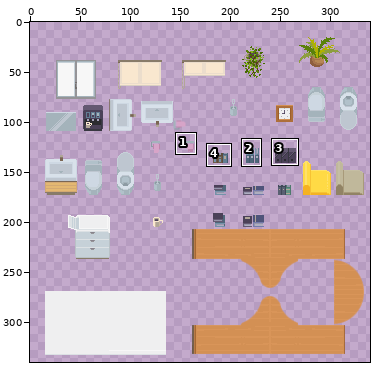
A sprite sheet gets an edit: tileset3.png. The first picture is a wide view before the edit; the outline marks the close-up.
Close-up. The starting point:
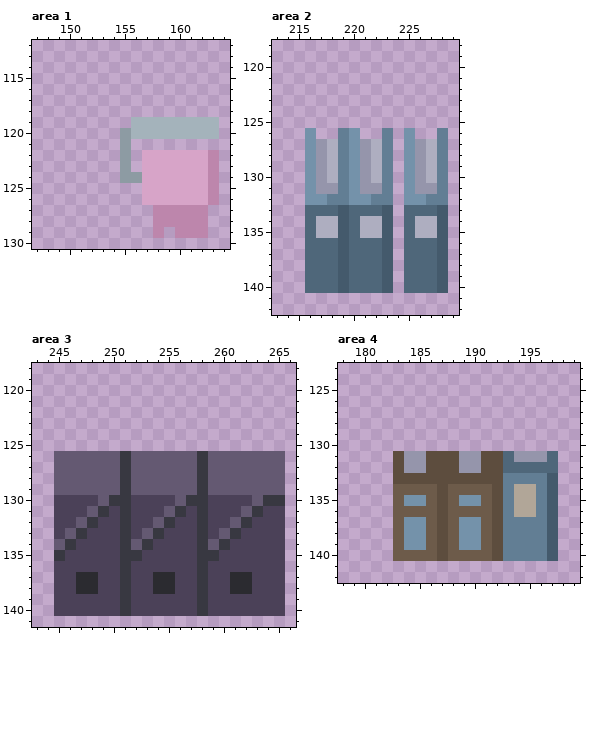
The file is 320x320 pixels. Pixels under 10% opacity are left out. Colours within 5 levels of each other are drawn and written as one. Shown: area 1: x 147..164, y 112..130; area 2: x 213..229, y 118..142; area 3: x 243..266, y 118..141; area 4: x 178..199, y 123..142. The old version is drawn lined up with the new one, on the new canvas. The commit also changed other parts of the picture, which this record leaves out.
The result:
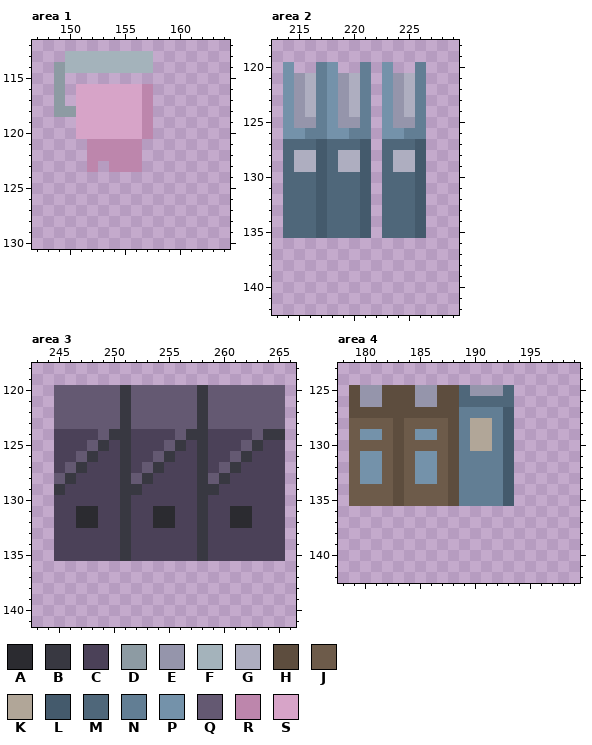
Palette (. is transparent): A #2b2b30  B #383841  C #4b4158  D #8d9ba3  E #9595ab  F #a4b3bb  G #aeaec0  H #5d4d3e  J #6d5b4a  K #b1a698  L #445a6c  M #4f677a  N #627e94  P #7492aa  Q #645972  R #bd86ac  S #d7a4c8
From old to new:
canvas 320x320 -> 340x340, the old top-left corner now at 15,13
--- area 1
@@ x 147..164 @@
 112 ..................
-113 ..................
-114 ..................
-115 ..................
-116 ..................
-117 ..................
-118 ..................
-119 .........FFFFFFFF.
-120 ........DFFFFFFFF.
-121 ........D.........
-122 ........D.SSSSSSR.
-123 ........D.SSSSSSR.
-124 ........DDSSSSSSR.
-125 ..........SSSSSSR.
-126 ..........SSSSSSR.
-127 ...........RRRRR..
-128 ...........RRRRR..
-129 ...........R.RRR..
+113 ...FFFFFFFF.......
+114 ..DFFFFFFFF.......
+115 ..D...............
+116 ..D.SSSSSSR.......
+117 ..D.SSSSSSR.......
+118 ..DDSSSSSSR.......
+119 ....SSSSSSR.......
+120 ....SSSSSSR.......
+121 .....RRRRR........
+122 .....RRRRR........
+123 .....R.RRR........
+124 ..................
+125 ..................
+126 ..................
+127 ..................
+128 ..................
+129 ..................
 130 ..................
--- area 2
@@ x 213..229 @@
 119 .................
-120 .................
-121 .................
-122 .................
-123 .................
-124 .................
-125 .................
-126 ...P..NP..N.P..N.
-127 ...PEGNPEGN.PEGN.
-128 ...PEGNPEGN.PEGN.
-129 ...PEGNPEGN.PEGN.
-130 ...PEGNPEGN.PEGN.
-131 ...PEENPEEN.PEEN.
-132 ...PPNNPPNN.PPNN.
-133 ...MMMLMMML.MMML.
-134 ...MGGLMGGL.MGGL.
-135 ...MGGLMGGL.MGGL.
-136 ...MMMLMMML.MMML.
-137 ...MMMLMMML.MMML.
-138 ...MMMLMMML.MMML.
-139 ...MMMLMMML.MMML.
-140 ...MMMLMMML.MMML.
+120 .P..NP..N.P..N...
+121 .PEGNPEGN.PEGN...
+122 .PEGNPEGN.PEGN...
+123 .PEGNPEGN.PEGN...
+124 .PEGNPEGN.PEGN...
+125 .PEENPEEN.PEEN...
+126 .PPNNPPNN.PPNN...
+127 .MMMLMMML.MMML...
+128 .MGGLMGGL.MGGL...
+129 .MGGLMGGL.MGGL...
+130 .MMMLMMML.MMML...
+131 .MMMLMMML.MMML...
+132 .MMMLMMML.MMML...
+133 .MMMLMMML.MMML...
+134 .MMMLMMML.MMML...
+135 .MMMLMMML.MMML...
+136 .................
+137 .................
+138 .................
+139 .................
+140 .................
 141 .................
--- area 3
@@ x 243..266 @@
 119 ........................
-120 ........................
-121 ........................
-122 ........................
-123 ........................
-124 ........................
-125 ........................
-126 ..QQQQQQBQQQQQQBQQQQQQQ.
-127 ..QQQQQQBQQQQQQBQQQQQQQ.
-128 ..QQQQQQBQQQQQQBQQQQQQQ.
-129 ..QQQQQQBQQQQQQBQQQQQQQ.
-130 ..CCCCQBBCCCCQBBCCCCQBB.
-131 ..CCCQBCBCCCQBCBCCCQBCC.
-132 ..CCQBCCBCCQBCCBCCQBCCC.
-133 ..CQBCCCBCQBCCCBCQBCCCC.
-134 ..QBCCCCBQBCCCCBQBCCCCC.
-135 ..BCCCCCBBCCCCCBBCCCCCC.
-136 ..CCCCCCBCCCCCCBCCCCCCC.
-137 ..CCAACCBCCAACCBCCAACCC.
-138 ..CCAACCBCCAACCBCCAACCC.
-139 ..CCCCCCBCCCCCCBCCCCCCC.
-140 ..CCCCCCBCCCCCCBCCCCCCC.
+120 ..QQQQQQBQQQQQQBQQQQQQQ.
+121 ..QQQQQQBQQQQQQBQQQQQQQ.
+122 ..QQQQQQBQQQQQQBQQQQQQQ.
+123 ..QQQQQQBQQQQQQBQQQQQQQ.
+124 ..CCCCQBBCCCCQBBCCCCQBB.
+125 ..CCCQBCBCCCQBCBCCCQBCC.
+126 ..CCQBCCBCCQBCCBCCQBCCC.
+127 ..CQBCCCBCQBCCCBCQBCCCC.
+128 ..QBCCCCBQBCCCCBQBCCCCC.
+129 ..BCCCCCBBCCCCCBBCCCCCC.
+130 ..CCCCCCBCCCCCCBCCCCCCC.
+131 ..CCAACCBCCAACCBCCAACCC.
+132 ..CCAACCBCCAACCBCCAACCC.
+133 ..CCCCCCBCCCCCCBCCCCCCC.
+134 ..CCCCCCBCCCCCCBCCCCCCC.
+135 ..CCCCCCBCCCCCCBCCCCCCC.
+136 ........................
+137 ........................
+138 ........................
+139 ........................
+140 ........................
 141 ........................
--- area 4
@@ x 178..199 @@
 124 ......................
-125 ......................
-126 ......................
-127 ......................
-128 ......................
-129 ......................
-130 ......................
-131 .....HEEHHHEEHHMEEEM..
-132 .....HEEHHHEEHHMMMMM..
-133 .....HHHHHHHHHHNNNNL..
-134 .....JJJJHJJJJHNKKNL..
-135 .....JPPJHJPPJHNKKNL..
-136 .....JJJJHJJJJHNKKNL..
-137 .....JPPJHJPPJHNNNNL..
-138 .....JPPJHJPPJHNNNNL..
-139 .....JPPJHJPPJHNNNNL..
-140 .....JJJJHJJJJHNNNNL..
+125 .HEEHHHEEHHMEEEM......
+126 .HEEHHHEEHHMMMMM......
+127 .HHHHHHHHHHNNNNL......
+128 .JJJJHJJJJHNKKNL......
+129 .JPPJHJPPJHNKKNL......
+130 .JJJJHJJJJHNKKNL......
+131 .JPPJHJPPJHNNNNL......
+132 .JPPJHJPPJHNNNNL......
+133 .JPPJHJPPJHNNNNL......
+134 .JJJJHJJJJHNNNNL......
+135 .JJJJHJJJJHNNNNL......
+136 ......................
+137 ......................
+138 ......................
+139 ......................
+140 ......................
 141 ......................
Where, in picture pixels (left, top, right, bottom), the same in both close-ups:
changed: (54, 51, 219, 238)
changed: (283, 62, 448, 293)
changed: (54, 385, 285, 616)
changed: (349, 385, 558, 561)
